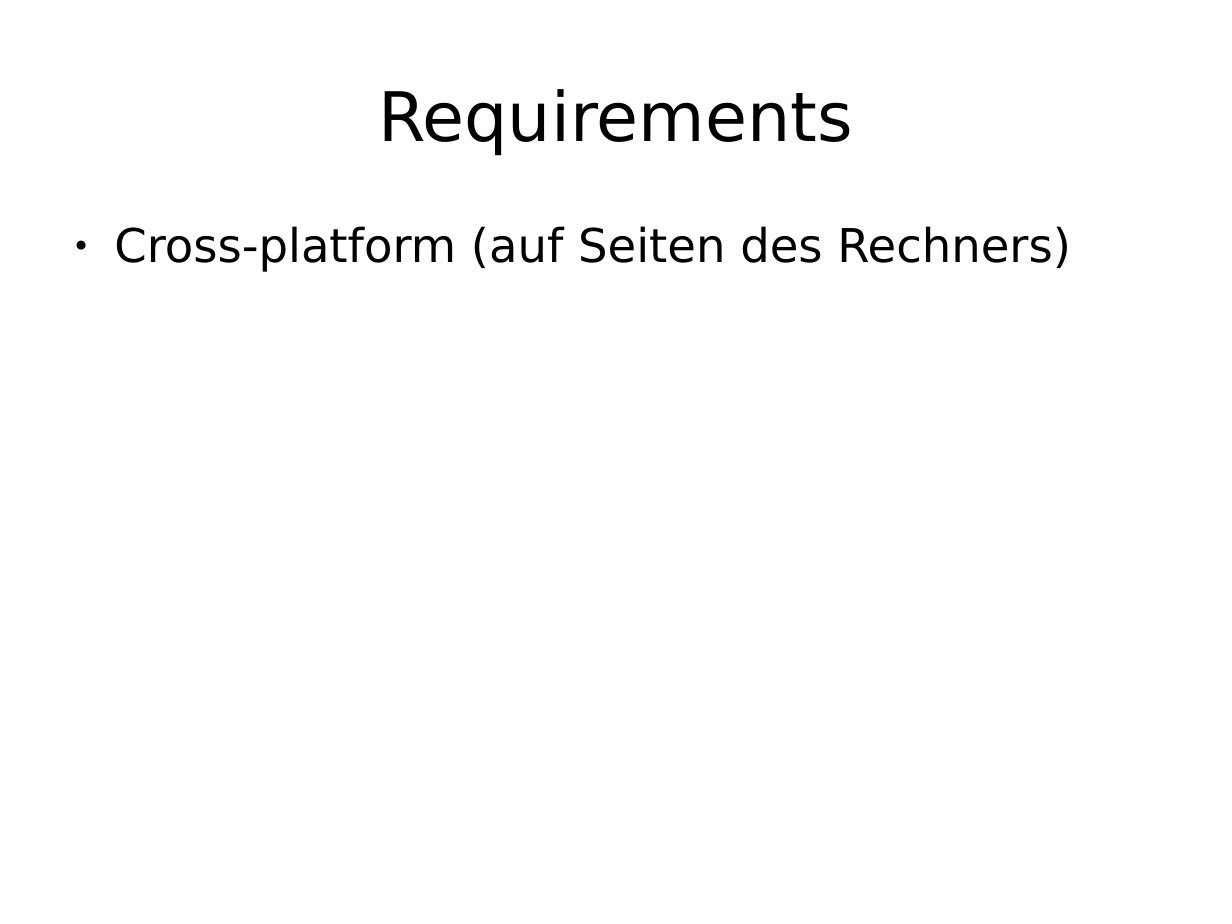
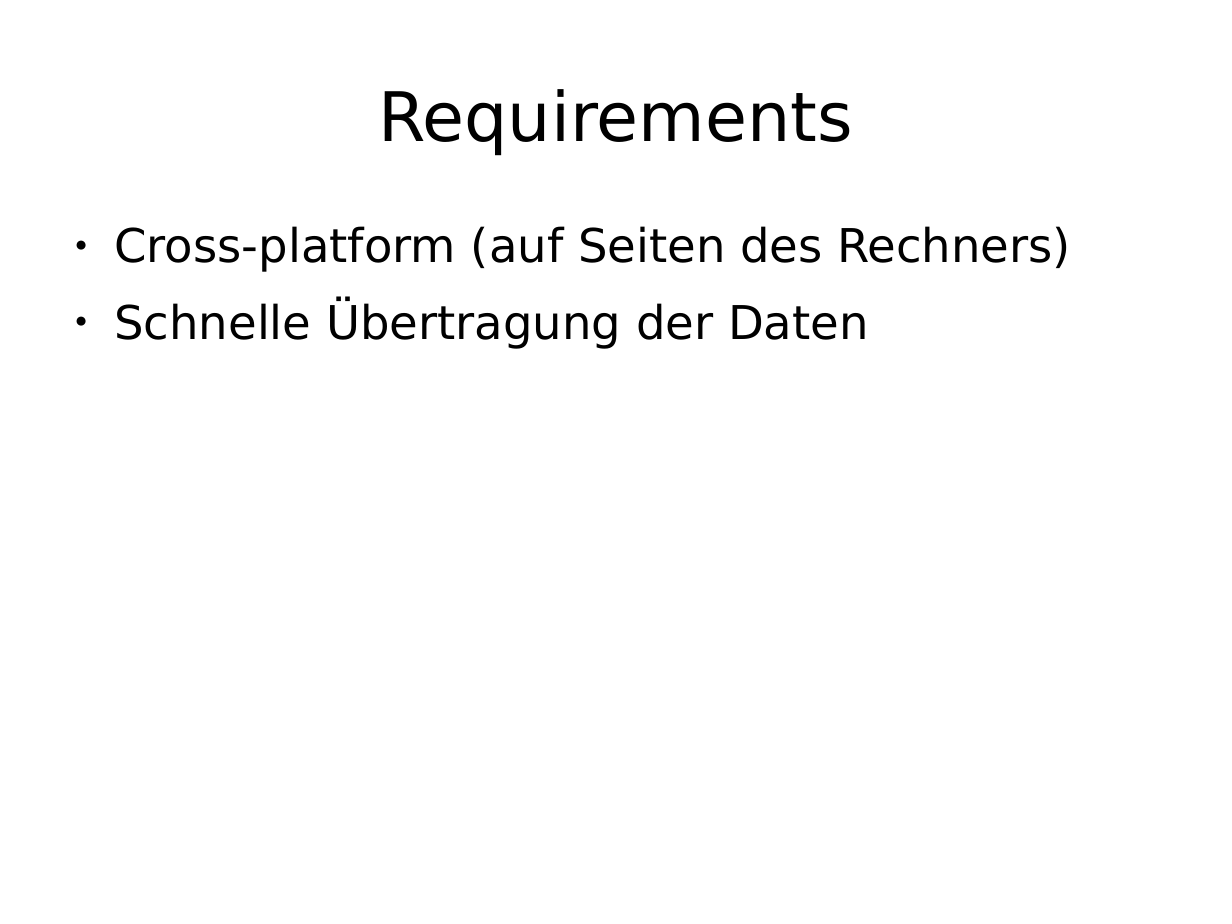
Before and after one commit to enra64/psychic-giggle, a slide deck: slide 7 of zwischenstand anfang dezember.odp (slide 6 before the commit). Drawn at 1232x924 pixels with LibreOffice and Linux fonts; fonts in the diff are those of the drawing. Boxes give left, top, right and bottom in pixels: in the first picture for what was removed or moved away, otherwise in the second. Text is boxed around its words. In the diff, an @@ line names an element or a change of style, - is before the commit and + after.

```diff
--- a/zwischenstand anfang dezember.odp
+++ b/zwischenstand anfang dezember.odp
@@ text at (114,303,869,349): paragraph added @@
+● Schnelle Übertragung der Daten
```
Also in this commit, not shown: 9 other slides changed.
